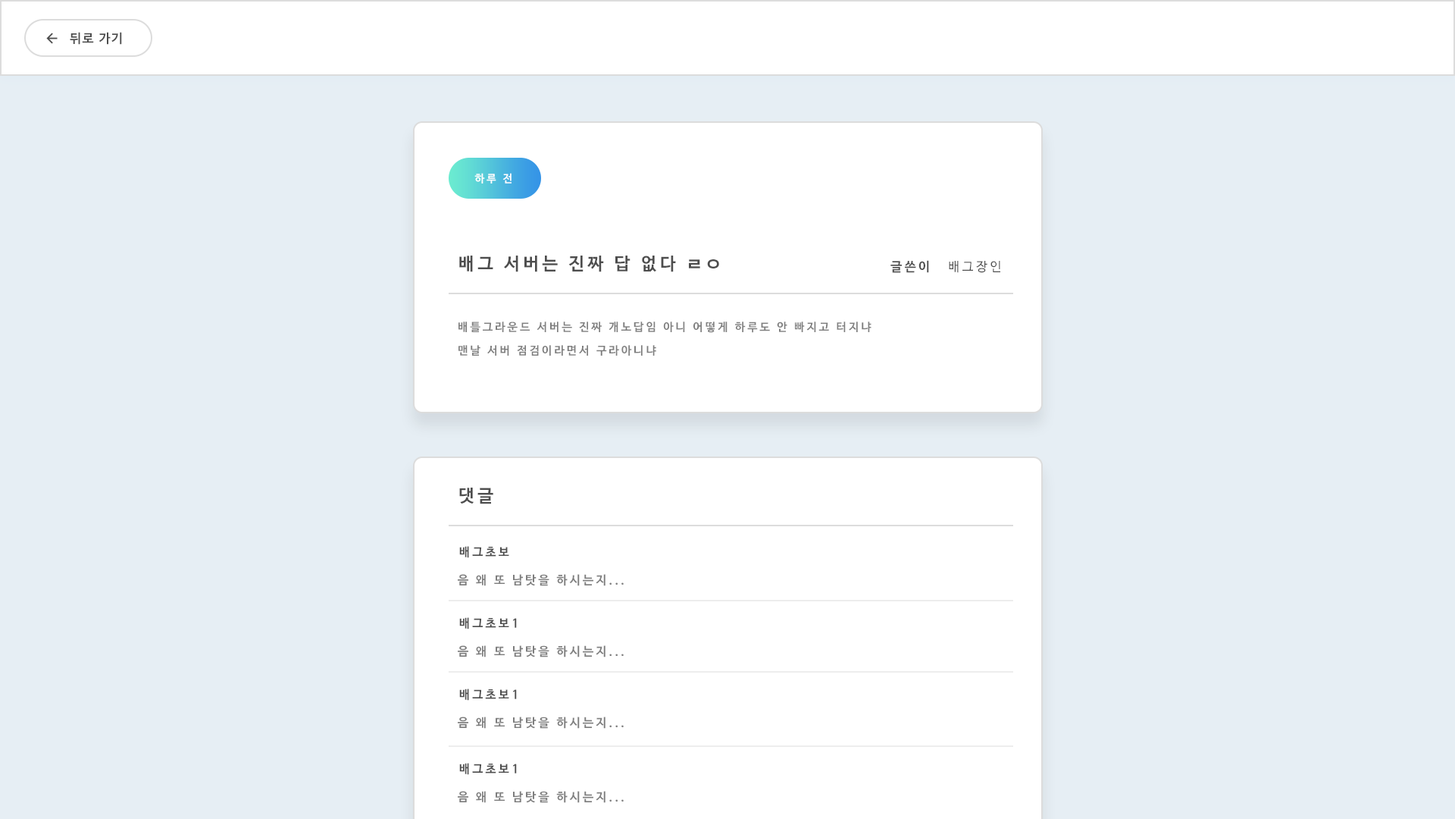
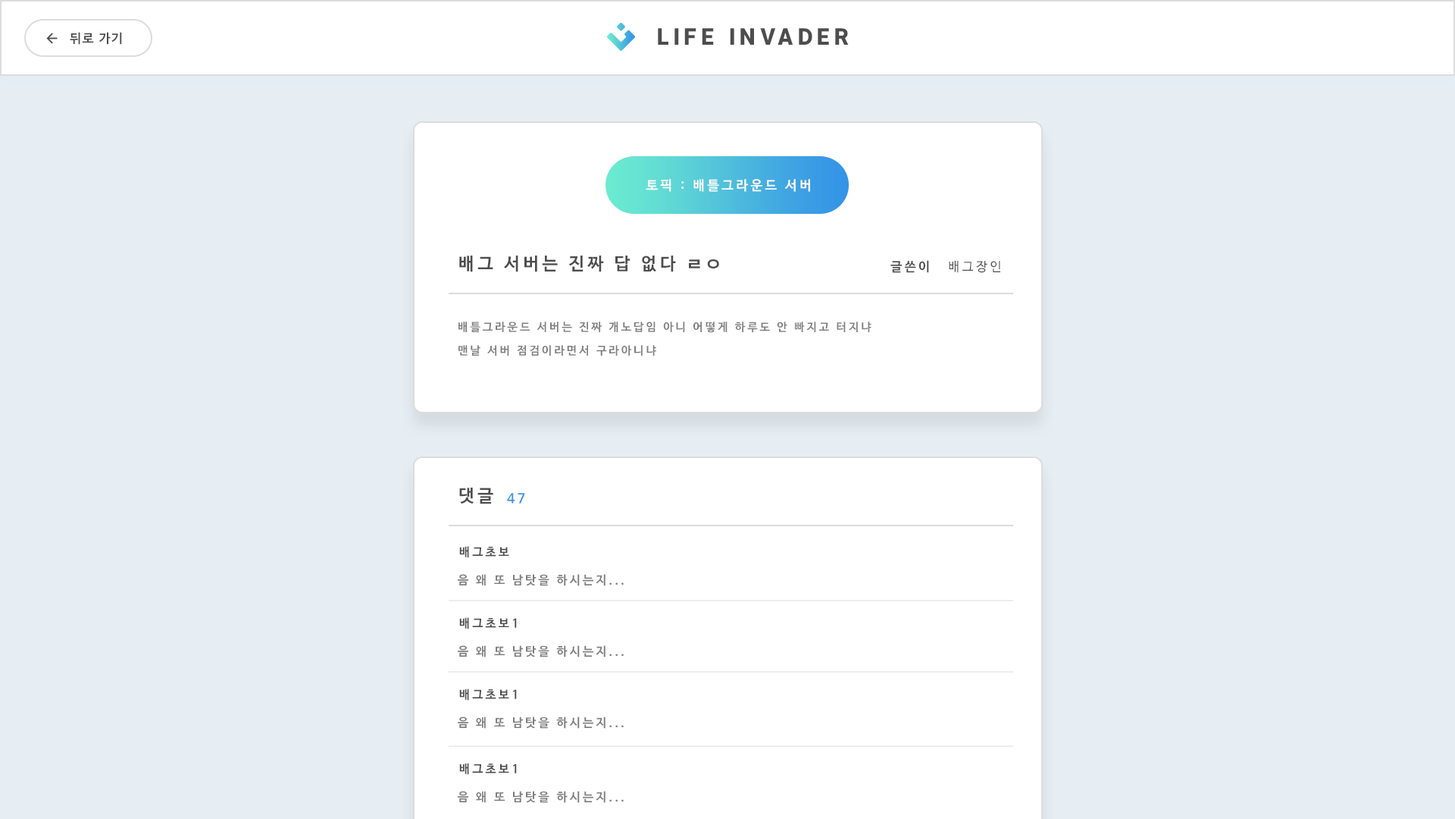
Before/after of a 1455 x 819 layered artwork. What changed in the layer stack:
renamed "하루 전" to "토픽 : 배틀그라운드 서버", moved it above "Rounded Rectangle 1 copy 4", painted on it over [474, 172, 811, 192]
moved "Rounded Rectangle 1 copy 4" above "logo_all", painted on it over [448, 156, 849, 214]
added group "logo_all" with 2 layers above "ic_arrow_back" over [607, 22, 849, 51]
added layer "LIFE INVADER" in group "logo_all" over [657, 28, 849, 45]
added layer "ic_logo" in group "logo_all" over [607, 22, 636, 51]
added layer "47" above "댓글" over [507, 492, 526, 504]
